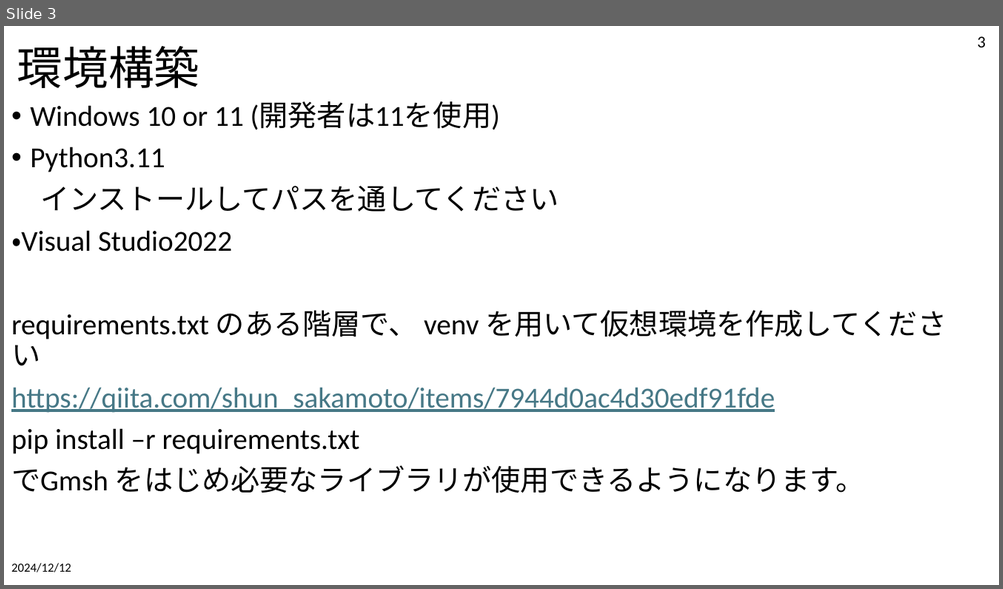
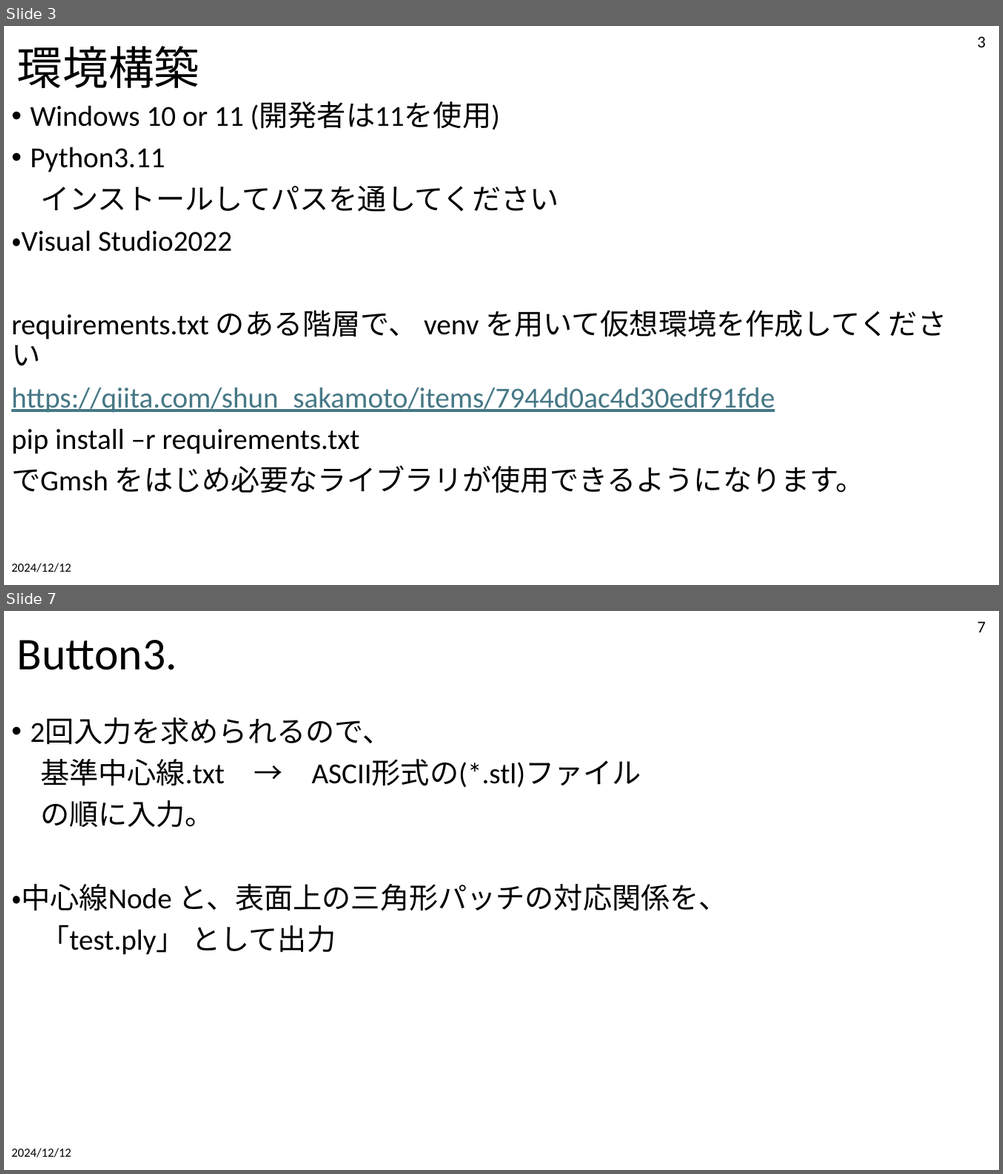
Before and after one commit to tailup7/VMD, a slide deck: SetupAndUsage.pptx. Shown one above the other, each under a label of ours: slide 3 before the commit, slides 3 and 7 after it; the slides between them are not shown. The pictures are 1003x589 and 1003x1174 pixels, drawn with LibreOffice and Linux fonts; fonts in the diff are those of the drawing. Boxes give left, top, right and bottom in pixels: in the first picture for what was removed or moved away, otherwise in the second. Text is boxed around its words. In the diff, an @@ line names an element or a change of style, - is before the commit and + after.

```diff
--- a/SetupAndUsage.pptx
+++ b/SetupAndUsage.pptx
@@ slide 7 added at [4, 611, 999, 1170], background #FFFFFF @@
@@ page number added at [977, 621, 985, 632], 16 pt, text #000000 @@
+7
@@ title added at [17, 640, 177, 670], 44 pt, text #000000 @@
+Button3.
@@ text added at [11, 718, 728, 955], 28 pt, text #000000 @@
+• 2回入力を求められるので、
+基準中心線.txt → ASCII形式の(*.stl)ファイル
+の順に入力。
+・中心線Node と、表面上の三角形パッチの対応関係を、
+「test.ply」 として出力
@@ text added at [11, 1148, 71, 1158], 12 pt, text #000000 @@
+2024/12/12
```
Also in this commit, not shown: 4 slides changed, 4 other slides added, 14 other files.
